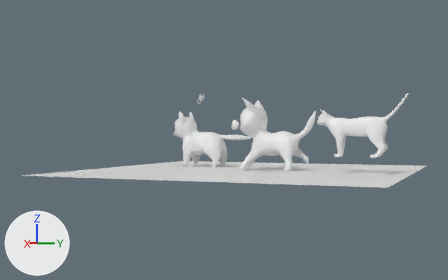
Renders of the Blender file Cat.blend from each side of a commit.
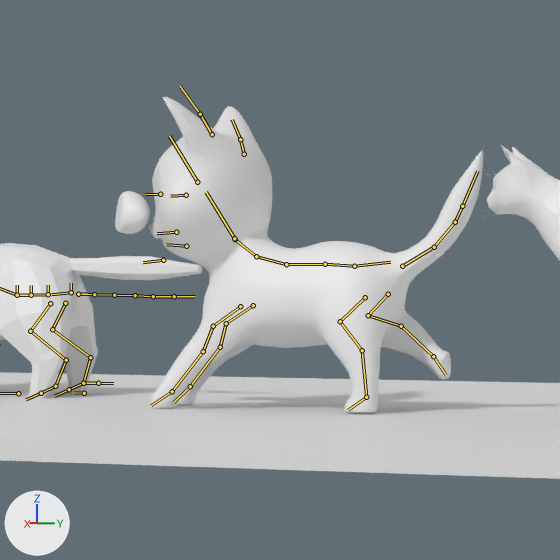
Old and new are each drawn whole from a 50 mm lens placed at (110.2, 27.2, 6.7), pointed at (3.5, -17.7, 5.6) and again close up on the part from 46% to 74% of the width and 27% to 73% of the height. The lights are fixed; the arrows at lower left show +X, +Y and +Z. Both versions are drawn at frame 149 of the action 'Cat.ArmatureAction.001'; the numbers are the values there. The bones that bend it are drawn over the model as lines in the close-ups.

In view in the first close-up: 'Cat', 'Eyes.001', 'Plane.008', 'cat.001', 'husa'.
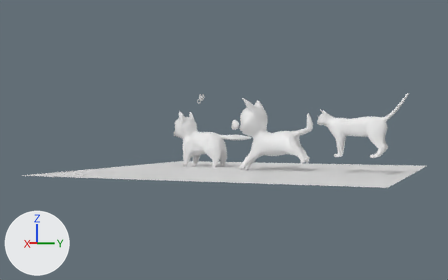
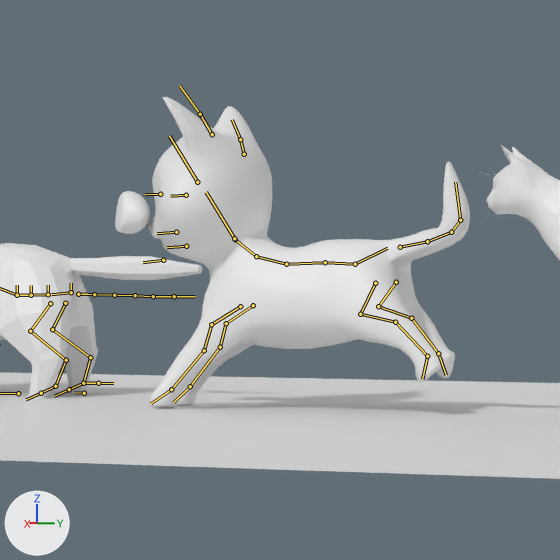
Pixel boxes (x1, y1, x2, y2) of what changed, in the close-ups (560 x 560 px):
```json
{"object": "Cat", "change": "posed", "before": [148, 97, 483, 414], "after": [148, 97, 470, 407]}
{"bone": "Spine.003", "before": "(354, 266) to (390, 262)", "after": "(355, 264) to (387, 248)"}
{"bone": "Tail", "before": "(402, 266) to (434, 247)", "after": "(400, 247) to (427, 241)"}
{"bone": "Tail.IK", "before": "(462, 206) to (477, 171)", "after": "(460, 220) to (455, 182)"}
{"bone": "Thigh.BR.L", "before": "(365, 297) to (340, 321)", "after": "(375, 283) to (360, 314)"}
{"bone": "Paw.BR.L", "before": "(366, 397) to (348, 410)", "after": "(427, 356) to (422, 379)"}
{"bone": "Paw.FR.L", "before": "(172, 391) to (151, 405)", "after": "(171, 389) to (151, 403)"}
```

The change, as JSON lines over the scene's bpy script:
```json
{"block": "bone_spine", "where": "bone_spine = bpy.data.objects['Cat.Armature'].pose.bones['Spine']  # child of 'Neck'"}
{"op": "set", "path": "bone_spine.rotation_quaternion", "old": "(1.0, 0.0, 0.0, 0.0)", "new": "(1.0, 0.01, 0.0, 0.0)", "note": "degrees (0, 0, 0) -> degrees (1, 0, 0)"}
{"block": "bone_spine_003", "where": "bone_spine_003 = bpy.data.objects['Cat.Armature'].pose.bones['Spine.003']  # child of 'Spine.002'"}
{"op": "set", "path": "bone_spine_003.rotation_quaternion", "old": "(1.0, 0.0, 0.0, 0.0)", "new": "(0.987, 0.159, 0.0, 0.0)", "note": "degrees (0, 0, 0) -> degrees (18, 0, 0)"}
{"block": "bone_tail", "where": "bone_tail = bpy.data.objects['Cat.Armature'].pose.bones['Tail']  # child of 'Spine.003'"}
{"op": "set", "path": "bone_tail.rotation_quaternion", "old": "(1.0, 0.0, 0.0, 0.0)", "new": "(0.97, -0.065, -0.111, -0.204)", "note": "degrees (0, 0, 0) -> degrees (-5, -14, -23)"}
{"block": "bone_tail_ik", "where": "bone_tail_ik = bpy.data.objects['Cat.Armature'].pose.bones['Tail.IK']  # child of 'Tail.002'"}
{"op": "set", "path": "bone_tail_ik.rotation_quaternion", "old": "(0.972, -0.233, -0.001, 0.001)", "new": "(1.0, 0.0, 0.0, 0.0)", "note": "degrees (-27, 0, 0) -> degrees (0, 0, 0)"}
{"block": "bone_thigh_br_l", "where": "bone_thigh_br_l = bpy.data.objects['Cat.Armature'].pose.bones['Thigh.BR.L']  # child of 'Spine.003'"}
{"op": "set", "path": "bone_thigh_br_l.location", "old": "(-0.03, 0.16, -0.02)", "new": "(0.0, 0.0, 0.0)"}
{"block": "bone_paw_br_l", "where": "bone_paw_br_l = bpy.data.objects['Cat.Armature'].pose.bones['Paw.BR.L']  # child of 'Leg.BR.L.001'"}
{"op": "set", "path": "bone_paw_br_l.rotation_quaternion", "old": "(1.0, 0.0, 0.0, 0.0)", "new": "(0.98, 0.102, -0.001, -0.002)", "note": "degrees (0, 0, 0) -> degrees (12, 0, 0)"}
{"block": "bone_paw_fr_l", "where": "bone_paw_fr_l = bpy.data.objects['Cat.Armature'].pose.bones['Paw.FR.L']  # child of 'Leg.FR.L.001'"}
{"op": "set", "path": "bone_paw_fr_l.rotation_quaternion", "old": "(0.995, 0.101, -0.016, -0.006)", "new": "(0.97, 0.241, -0.011, -0.001)", "note": "degrees (12, -2, -1) -> degrees (28, -1, 0)"}
{"block": "bone_paw_br_ctrl_l", "where": "bone_paw_br_ctrl_l = bpy.data.objects['Cat.Armature'].pose.bones['Paw.BR_CTRL.L']"}
{"op": "set", "path": "bone_paw_br_ctrl_l.location", "old": "(0.0, 0.0, 0.0)", "new": "(-3.14, 0.11, 1.49)"}
{"block": "bone_paw_fr__ctrl_l", "where": "bone_paw_fr__ctrl_l = bpy.data.objects['Cat.Armature'].pose.bones['Paw.FR..CTRL.L']"}
{"op": "set", "path": "bone_paw_fr__ctrl_l.location", "old": "(2.95, -0.06, -0.16)", "new": "(2.95, -0.06, -0.08)"}
{"block": "bone_tail_ctr", "where": "bone_tail_ctr = bpy.data.objects['Cat.Armature'].pose.bones['Tail.CTR']"}
{"op": "set", "path": "bone_tail_ctr.location", "old": "(0.0, 0.0, 0.0)", "new": "(1.84, -0.5, 0.45)"}
```
